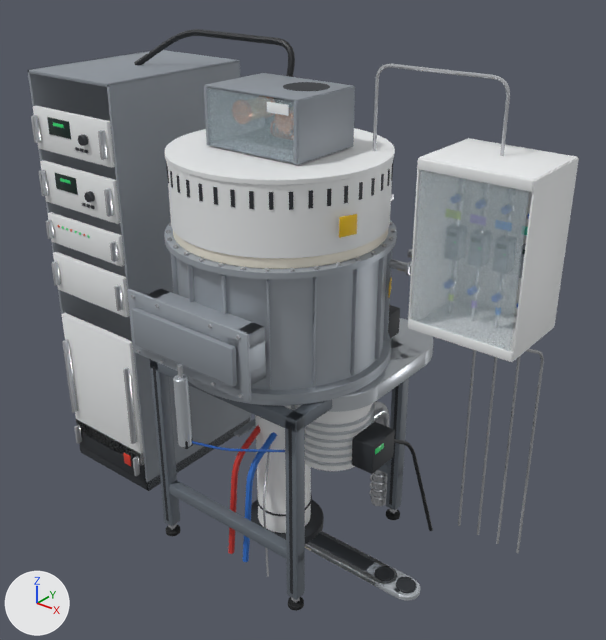
An edit to the glTF model 干法刻蚀机/output/etcher_detail.glb, drawn before and after from the same camera.
Both versions are drawn from a 50 mm lens placed at (1.66, -1.97, 2.12), pointed at (0.03, 0.07, 0.85). Every picture has the same lights, and +X, +Y and +Z are marked at lower left. The first picture is the older version. Vertices at exactly the same position are counted once.

In view in the first picture: 'atm_base', 'atm_l1', 'chamber', 'cmg', 'frame', 'gasbox', 'pendulum', 'rack', 'rfcover', 'slit', 'slit__door', 'srcmatch', 'turbo', 'vtm_l1', 'window' and 1 more.
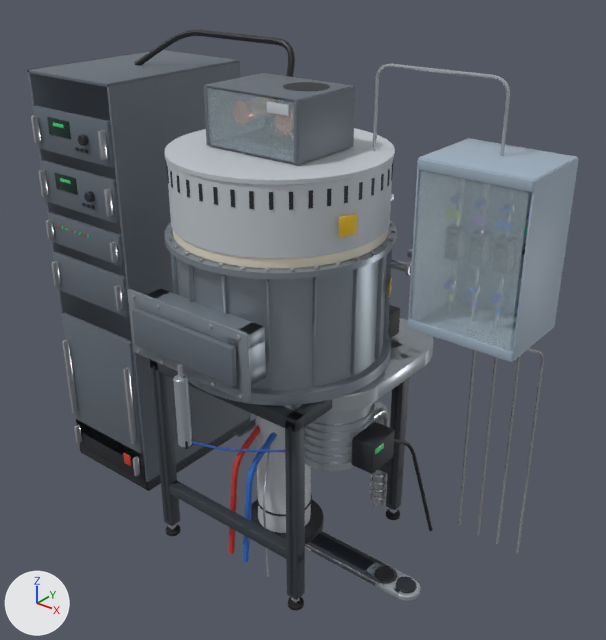
Boxes (x1, y1, x2, y2) around the edits, measured in the pictures (606 x 640 px; the box of a moved part takes in the faces that stretch with it):
'rack', recoloured (darker): (28, 50, 251, 488) in both
'gasbox', recoloured, surface changed: (373, 64, 579, 430) in both
'chamber', recoloured, surface changed: (164, 194, 397, 406) in both
'srcmatch', recoloured, surface changed: (134, 47, 355, 165) in both
'frame', recoloured (grey to black): (150, 359, 409, 602) in both
'slit', recoloured, surface changed: (127, 289, 285, 452) in both
'turbo', recoloured, surface changed (darker): (291, 401, 407, 505) in both
'slit__door', recoloured (darker): (132, 308, 237, 387) in both
'atm_base', recoloured, surface changed: (251, 406, 320, 544) in both
'pendulum', recoloured (dark grey to light grey): (302, 305, 433, 412) in both
'vtm_l1', recoloured: (305, 532, 420, 601) in both
'atm_l1', recoloured, surface changed: (305, 532, 397, 585) in both
'cmg', recoloured: (388, 238, 413, 276) in both
part 1 of me_atm_base, recoloured (white to light grey): (255, 406, 311, 533) in both
part 3 of me_gasbox, recoloured: (408, 138, 579, 362) in both
part 4 of me_rack, moved or reshaped: before (75, 135, 250, 491); after (33, 105, 250, 491)
part 5 of me_rack, recoloured: before (33, 105, 144, 465)
part 6 of me_rfcover, recoloured (white to light grey): (165, 128, 395, 258) in both
part 7 of me_srcmatch, recoloured: (267, 102, 289, 116) in both
part 8 of me_turbo, recoloured (white to light grey): (294, 403, 373, 471) in both

The change, as a list of edits to the scene's bpy script:
```text
Change mat_喷粉灰:
    mat_喷粉灰.base_color: (0.266, 0.296, 0.332) -> (0.127, 0.153, 0.184)  # grey #8d949c -> grey #646d77
Change mat_阳极氧化铝:
    mat_阳极氧化铝.base_color: (0.397, 0.434, 0.479) -> (0.27, 0.314, 0.361)  # grey #a9b0b8 -> grey #8e98a2
    mat_阳极氧化铝.roughness: 0.45 -> 0.36
Change mat_铝:
    mat_铝.base_color: (0.578, 0.617, 0.658) -> (0.445, 0.491, 0.539)  # light grey #c8ced4 -> light grey #b2bac2
Change mat_机架灰:
    mat_机架灰.base_color: (0.147, 0.171, 0.202) -> (0.0437, 0.0529, 0.0648)  # grey #6b737c -> dark grey #3b4148
Add mat_喷粉浅灰:
    mat_喷粉浅灰 = principled_material('喷粉浅灰')
    mat_喷粉浅灰.base_color = (0.546, 0.584, 0.624)  # light grey #c3c9cf
    mat_喷粉浅灰.roughness = 0.55
Add mat_气体盒蓝灰:
    mat_气体盒蓝灰 = principled_material('气体盒蓝灰')
    mat_气体盒蓝灰.base_color = (0.347, 0.434, 0.527)  # greyish blue #9fb0c0
Change me_atm_base:
    where me_atm_base.from_pydata(...)  # 1148 vertices, 2284 faces; spans x -0.15..0.15, y -0.15..0.15, z 0.0..0.875
    used by ob_atm_base; location = (0.0, 0.0, 0.0)
    me_atm_base part 1: 384 faces spanning x -0.1..0.1, y -0.1..0.1, z 0.04..0.84 switch from mat_喷粉白 (white #eceeef) to mat_喷粉浅灰 (light grey #c3c9cf)
Change me_atm_l1:
    where me_atm_l1.from_pydata(...)  # 694 vertices, 1368 faces; spans x -0.06..0.51, y -0.06..0.06, z -0.011..0.02
    used by ob_atm_l1; location = (0.0, 0.0, 0.0)
    me_atm_l1 part 2: 748 faces spanning x -0.06..0.51, y -0.06..0.06, z -0.011..0.011 switch from mat_喷粉白 (white #eceeef) to mat_喷粉浅灰 (light grey #c3c9cf)
Change me_gasbox:
    where me_gasbox.from_pydata(...)  # 4110 vertices, 8028 faces; spans x -0.01..0.83, y -0.01..0.39, z 0.02..1.73
    used by ob_gasbox; location = (0.0, 0.0, 0.0)
    me_gasbox part 3: 756 faces spanning x 0.49..0.83, y 0.0..0.29, z 0.99..1.51 switch from mat_喷粉白 (white #eceeef) to mat_气体盒蓝灰 (greyish blue #9fb0c0)
Change me_rack:
    where me_rack.from_pydata(...)  # 3195 vertices, 6212 faces; spans x -1.0..-0.56, y -0.22..0.44, z 0.0..1.62
    used by ob_rack; location = (0.0, 0.0, 0.0)
    me_rack part 4: 921 of 3195 vertices moved; they spanned x -1.0..-0.56, y -0.22..0.43, z 0.0..1.5 and now span x -1.0..-0.56, y -0.22..0.43, z 0.0..1.5; mean shift (-0.05, 0.06, -0.06); largest move (-0.56, 0.43, 0.0) -> (-0.58, -0.2, 1.49)
    me_rack part 5: 540 faces spanning x -1.0, y -0.03..0.27, z 0.65..0.85 switch from mat_喷粉白 (white #eceeef) to mat_深灰塑料 (black #22262b)
Change me_rfcover:
    where me_rfcover.from_pydata(...)  # 954 vertices, 1740 faces; spans x -0.353..0.362, y -0.353..0.353, z 1.235..1.465
    used by ob_rfcover; location = (0.0, 0.0, 0.0)
    me_rfcover part 6: 1152 faces spanning x -0.353..0.353, y -0.353..0.353, z 1.235..1.465 switch from mat_喷粉白 (white #eceeef) to mat_喷粉浅灰 (light grey #c3c9cf)
Change me_srcmatch:
    where me_srcmatch.from_pydata(...)  # 3360 vertices, 6620 faces; spans x -0.787..0.183, y -0.139..0.231, z 1.454..1.751
    used by ob_srcmatch; location = (0.0, 0.0, 0.0)
    me_srcmatch part 7: 108 faces spanning x 0.07..0.15, y -0.139..-0.137, z 1.605..1.635 switch from mat_喷粉白 (white #eceeef) to mat_喷粉浅灰 (light grey #c3c9cf)
Change me_turbo:
    where me_turbo.from_pydata(...)  # 3764 vertices, 7584 faces; spans x -0.148..0.477, y -0.152..0.359, z 0.018..0.706
    used by ob_turbo; location = (0.0, 0.0, 0.0)
    me_turbo part 8: 1152 faces spanning x 0.068..0.372, y -0.152..0.152, z 0.44..0.7 switch from mat_喷粉白 (white #eceeef) to mat_铝 (light grey #b2bac2)
```
